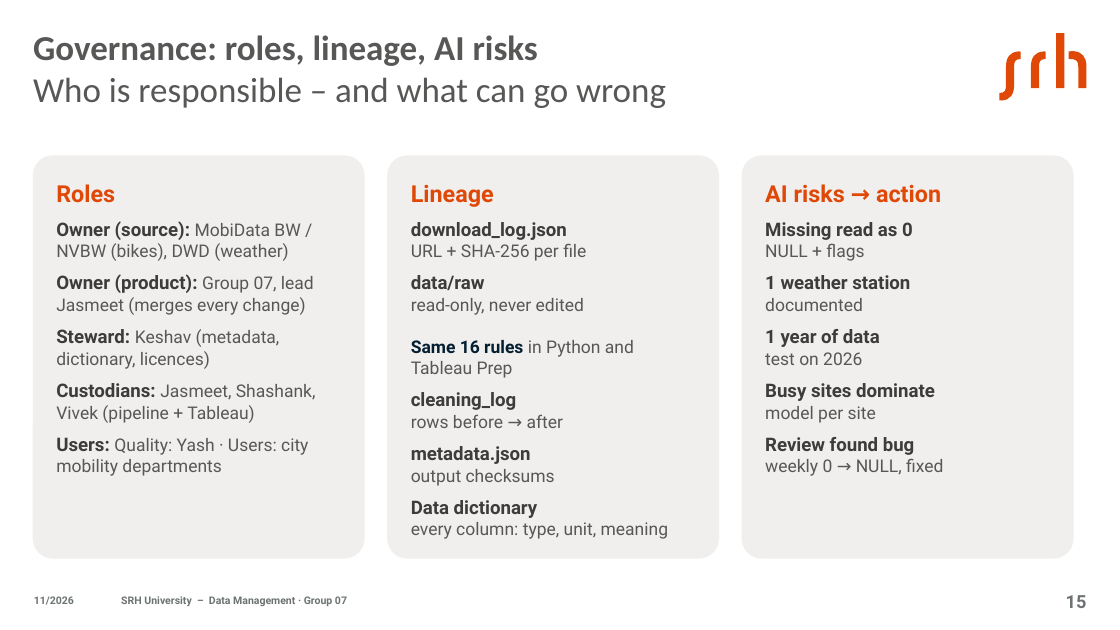
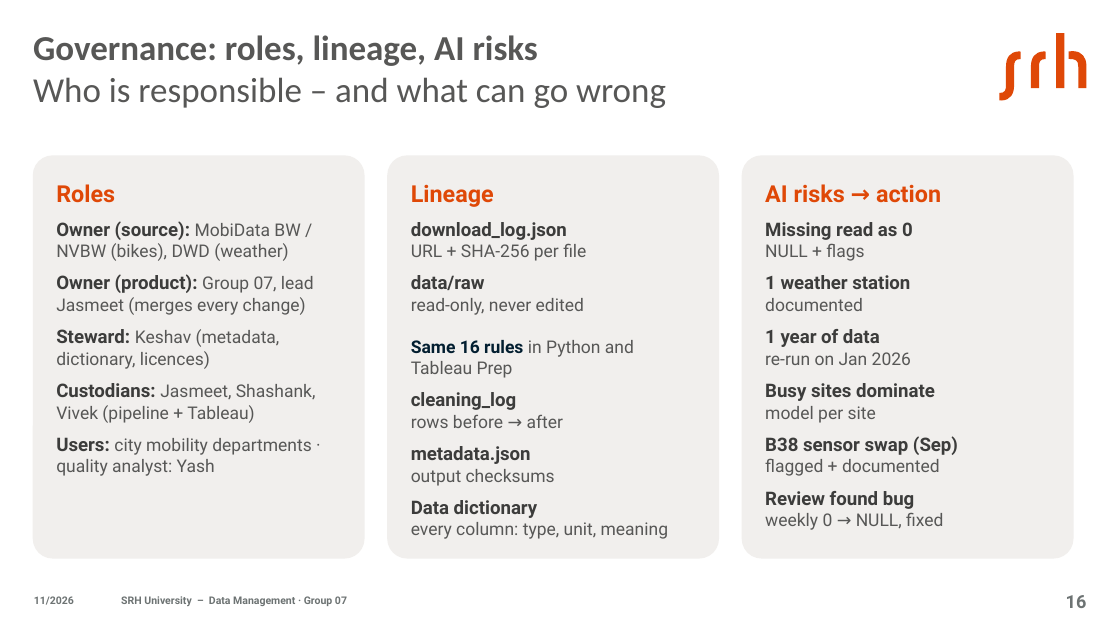
Before and after one commit to jasmeetkaurpelia/dm-project-group-07, a slide deck: slide 16 of slides/DM_Group07_Presentation.pptx (slide 15 before the commit). Drawn at 1120x630 pixels with LibreOffice and Linux fonts; fonts in the diff are those of the drawing. Boxes give left, top, right and bottom in pixels: in the first picture for what was removed or moved away, otherwise in the second. Text is boxed around its words. In the diff, an @@ line names an element or a change of style, - is before the commit and + after.

```diff
--- a/slides/DM_Group07_Presentation.pptx
+++ b/slides/DM_Group07_Presentation.pptx
@@ text at (765,352,911,365): text changed @@
-test on 2026
+re-run on Jan 2026
@@ text at (56,437,311,476): text changed @@
-Users: Quality: Yash · Users: city mobility departments
+Users: city mobility departments · quality analyst: Yash
@@ text at (765,436,958,455): paragraphs added @@
+B38 sensor swap (Sep)
+flagged + documented
@@ page number at (1066,595,1087,608): text changed @@
-15
+16
```
Also in this commit, not shown: 12 other slides changed, 3 slides added, 1 slide removed.
